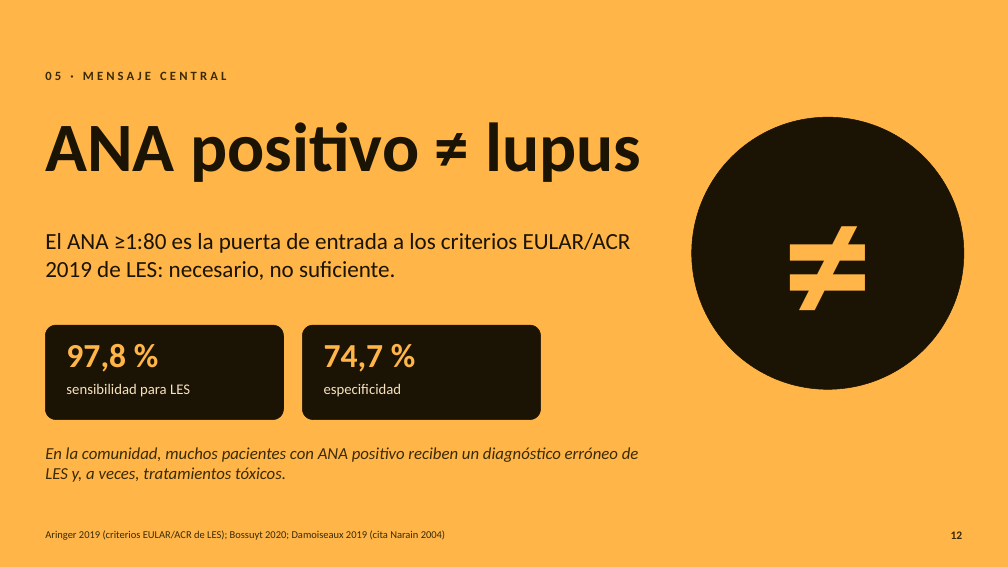
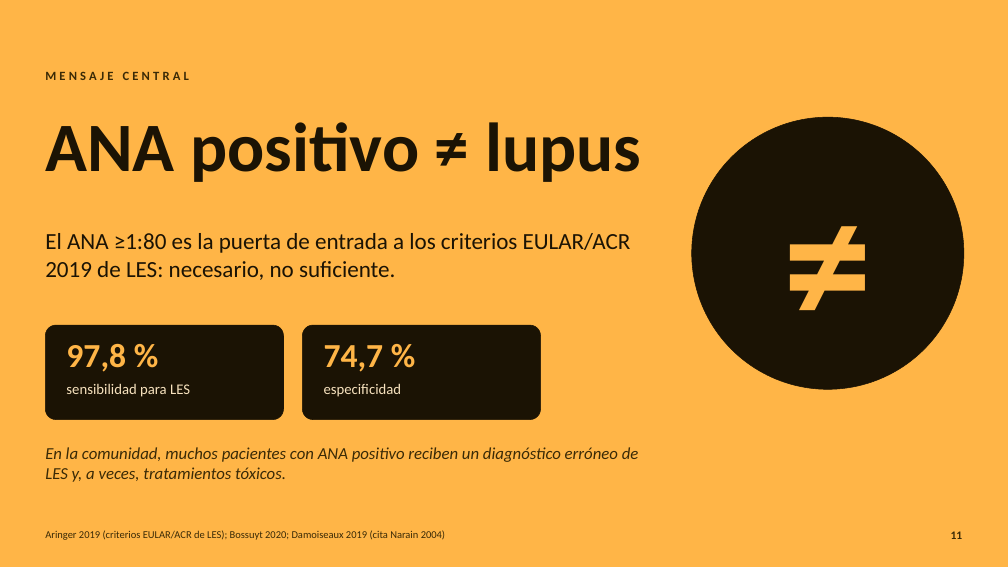
Before and after one commit to nestor120512/nes, a slide deck: slide 11 of ANA_para_el_internista.pptx (slide 12 before the commit). Drawn at 1008x567 pixels with LibreOffice and Linux fonts; fonts in the diff are those of the drawing. Boxes give left, top, right and bottom in pixels: in the first picture for what was removed or moved away, otherwise in the second. Text is boxed around its words. In the diff, an @@ line names an element or a change of style, - is before the commit and + after.

```diff
--- a/ANA_para_el_internista.pptx
+++ b/ANA_para_el_internista.pptx
@@ text at (x1=45, y1=71, x2=189, y2=80): text changed @@
-05 · MENSAJE CENTRAL
+MENSAJE CENTRAL
```
Also in this commit, not shown: 26 other slides changed, 1 slide added.
